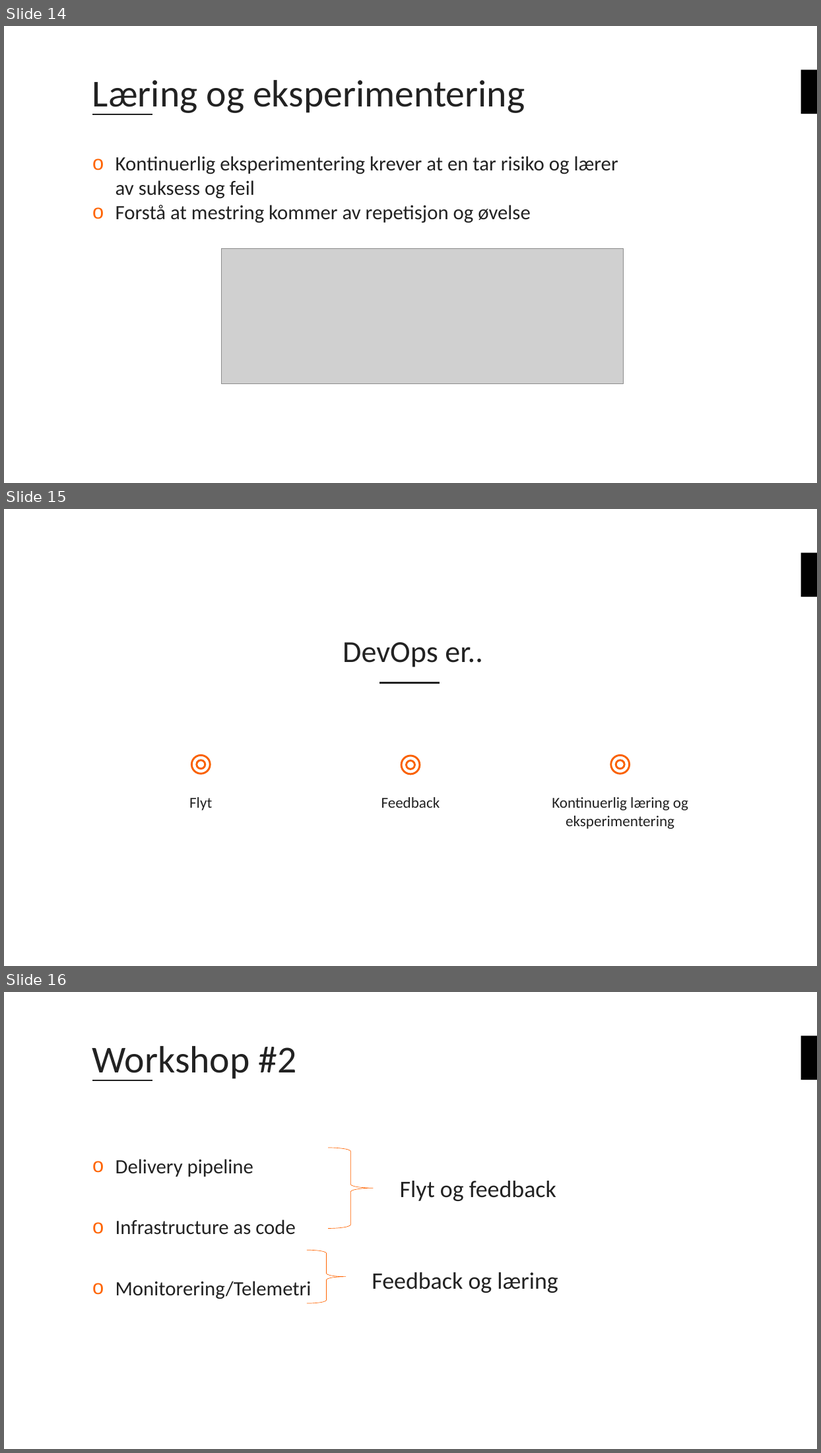
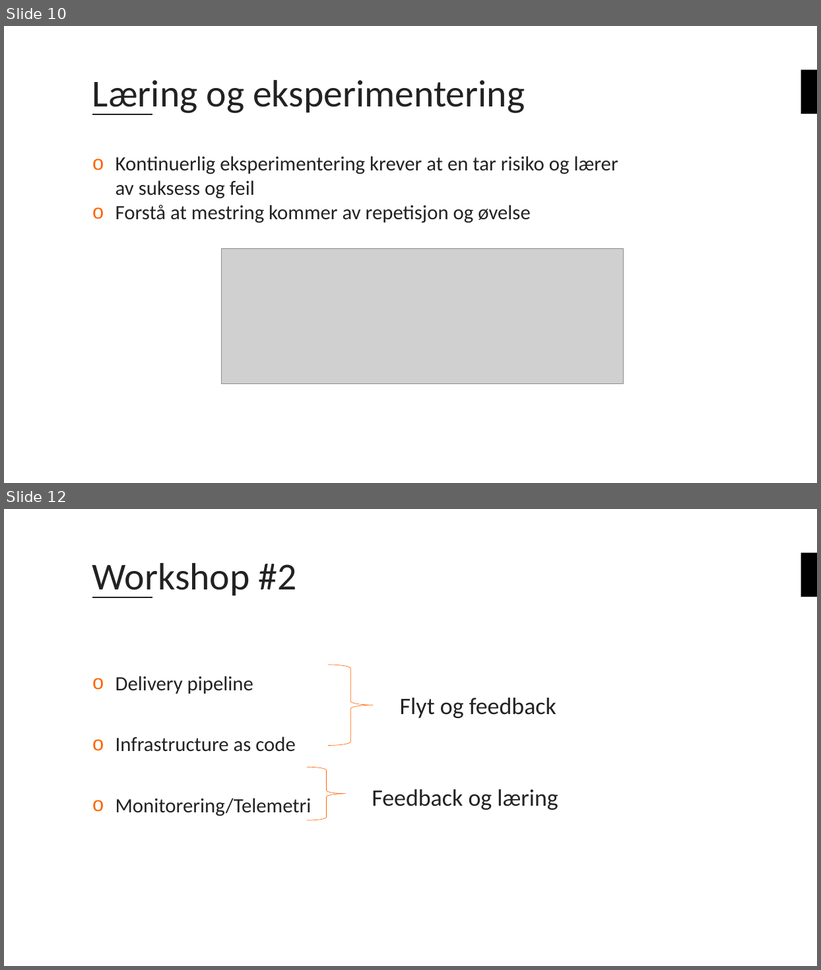
Before and after one commit to bouvet/azure-workshops, a slide deck: Workshop_2/Presentasjon/Azureskolen-Workshop#2.pptx. Shown one above the other, each under a label of ours: slides 14, 15 and 16 before the commit, slides 10 and 12 after it; the slides between them are not shown. The pictures are 821x1453 and 821x970 pixels, drawn with LibreOffice and Linux fonts; fonts in the diff are those of the drawing; grey boxes stand for pictures; background and template pictures are left out. Boxes give left, top, right and bottom in pixels: in the first picture for what was removed or moved away, otherwise in the second. Text is boxed around its words. In the diff, an @@ line names an element or a change of style, - is before the commit and + after.

```diff
--- a/Workshop_2/Presentasjon/Azureskolen-Workshop#2.pptx
+++ b/Workshop_2/Presentasjon/Azureskolen-Workshop#2.pptx
@@ slide 15 removed at <box>4,509,817,966</box>, background #FFFFFF; not listed: 1 template element that a slide beside it also shows @@
@@ title removed at <box>343,642,483,667</box> @@
-DevOps er..
@@ line removed from (380, 683) to (440, 683) @@
@@ ellipse removed at <box>192,755,210,774</box> @@
@@ ellipse removed at <box>197,760,205,769</box> @@
@@ ellipse removed at <box>402,756,420,774</box> @@
@@ ellipse removed at <box>407,761,415,770</box> @@
@@ ellipse removed at <box>611,755,629,774</box> @@
@@ ellipse removed at <box>616,760,624,769</box> @@
@@ text removed at <box>189,797,212,811</box> @@
-Flyt
@@ text removed at <box>382,797,440,808</box> @@
-Feedback
@@ text removed at <box>552,797,688,829</box> @@
-Kontinuerlig læring og eksperimentering
@@ what was slide 14 is now slide 10 @@
@@ what was slide 16 is now slide 12 @@
```
Also in this commit, not shown: 3 slides changed, 2 slides added, 5 other slides removed, 1 other file.
